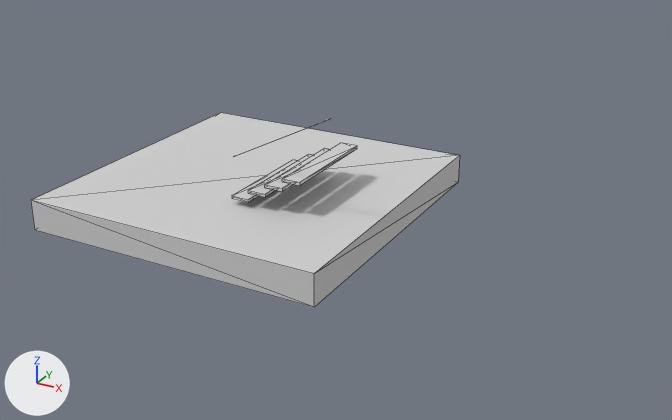
A saved change to the Blender file data/blender/stair_bauzil.blend.
Camera for both pictures: a 50 mm camera at (7.91, -11.74, 5.58) aimed at (1.65, -0.36, -0.1). Arrows for +X, +Y and +Z are at lower left; the lights stay in place. Mesh edges are drawn as thin lines.

Script lines for the objects in view, before the commit:
```python
me_cube_003_cube_000 = bpy.data.meshes.new('Cube.003_Cube.000')
me_cube_003_cube_000.from_pydata(...)  # a box spanning x -0.15..0.15, y -0.02..0.03, z -0.88..0.88
me_cube_003_cube_000.materials.append(mat_none_001)  # light grey #d1d1d1
me_ground_001 = bpy.data.meshes.new('Ground.001')
me_ground_001.from_pydata(...)  # a box spanning x -2.5..2.5, y -0.5..0.0, z -2.5..2.5
me_ground_001.materials.append(mat_none_001)  # light grey #d1d1d1
ob_cube_003_cube_000 = bpy.data.objects.new('Cube.003_Cube.000', me_cube_003_cube_000)
ob_cube_003_cube_000.location = (1.35, -0.28, 0.57)
ob_cube_003_cube_000.rotation_euler = (1.571, 0.0, 0.0)  # degrees (90, 0, 0)
ob_ground_001 = bpy.data.objects.new('Ground.001', me_ground_001)
ob_ground_001.location = (0.0, 0.0, 0.0)
ob_ground_001.rotation_euler = (1.571, 0.0, 0.0)  # degrees (90, 0, 0)
```
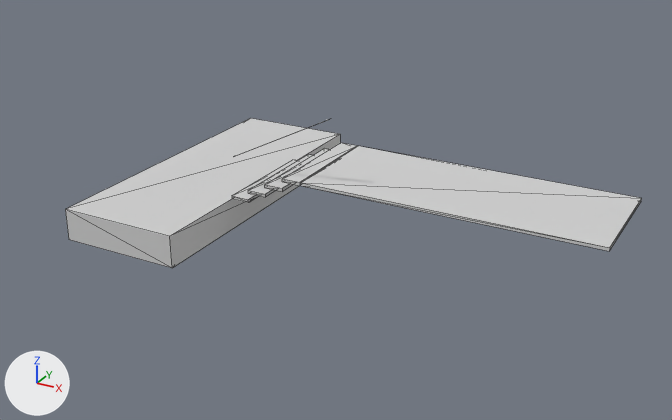
Where the change shows, as pixel boxes [x1, y1, x2, y2] in the pictures (672 x 420 px):
```json
{"object": "Ground.001", "change": "moved, rescaled", "before": [31, 113, 460, 307], "after": [65, 118, 340, 268], "on screen": "36% narrower, 23% shorter"}
{"object": "Cube.003_Cube.001", "change": "added", "after": [301, 146, 642, 251]}
```

The change, as JSON lines over the scene's bpy script:
```json
{"op": "add", "block": "mat_none_000", "code": ["mat_none_000 = diffuse_material('None.000')", "mat_none_000.base_color = (0.64, 0.64, 0.64)  # light grey #d1d1d1"]}
{"op": "add", "block": "me_cube_003_cube_001", "code": ["me_cube_003_cube_001 = bpy.data.meshes.new('Cube.003_Cube.001')", "me_cube_003_cube_001.from_pydata(...)  # a box spanning x -0.15..0.15, y -0.02..0.03, z -0.88..0.88", "me_cube_003_cube_001.materials.append(mat_none_000)  # light grey #d1d1d1"]}
{"op": "set", "path": "ob_ground_001.location", "old": "(0.0, 0.0, 0.0)", "new": "(-0.81, 0.0, 0.0)"}
{"op": "set", "path": "ob_ground_001.scale", "old": "(1.0, 1.0, 1.0)", "new": "(0.392, 1.0, 1.0)"}
{"op": "add", "block": "ob_cube_003_cube_001", "code": ["ob_cube_003_cube_001 = bpy.data.objects.new('Cube.003_Cube.001', me_cube_003_cube_001)", "ob_cube_003_cube_001.location = (3.71, -0.28, 0.57)", "ob_cube_003_cube_001.rotation_euler = (1.571, 0.0, 0.0)  # degrees (90, 0, 0)", "ob_cube_003_cube_001.scale = (14.6, 1.0, 1.0)"]}
```
